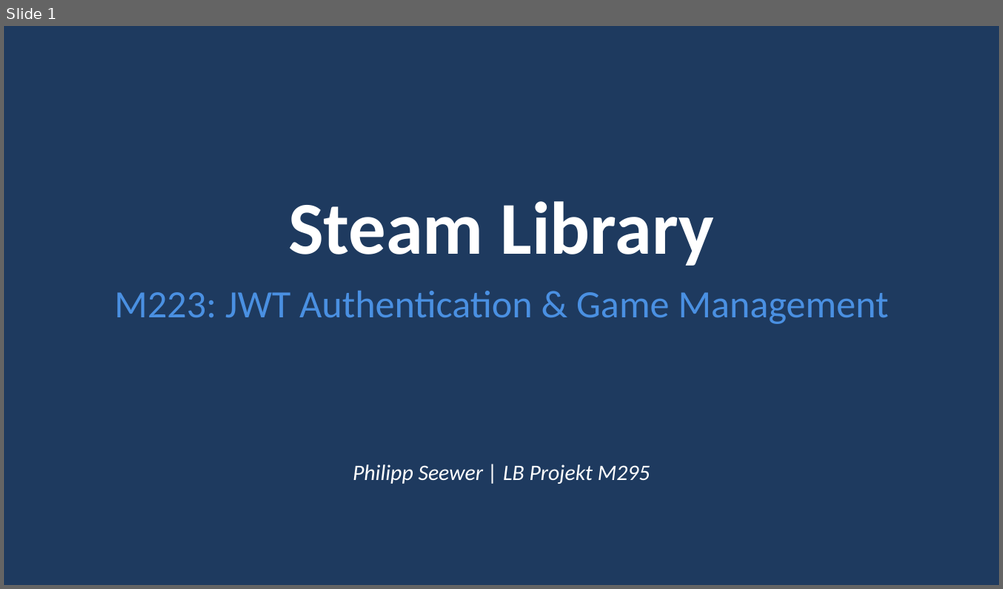
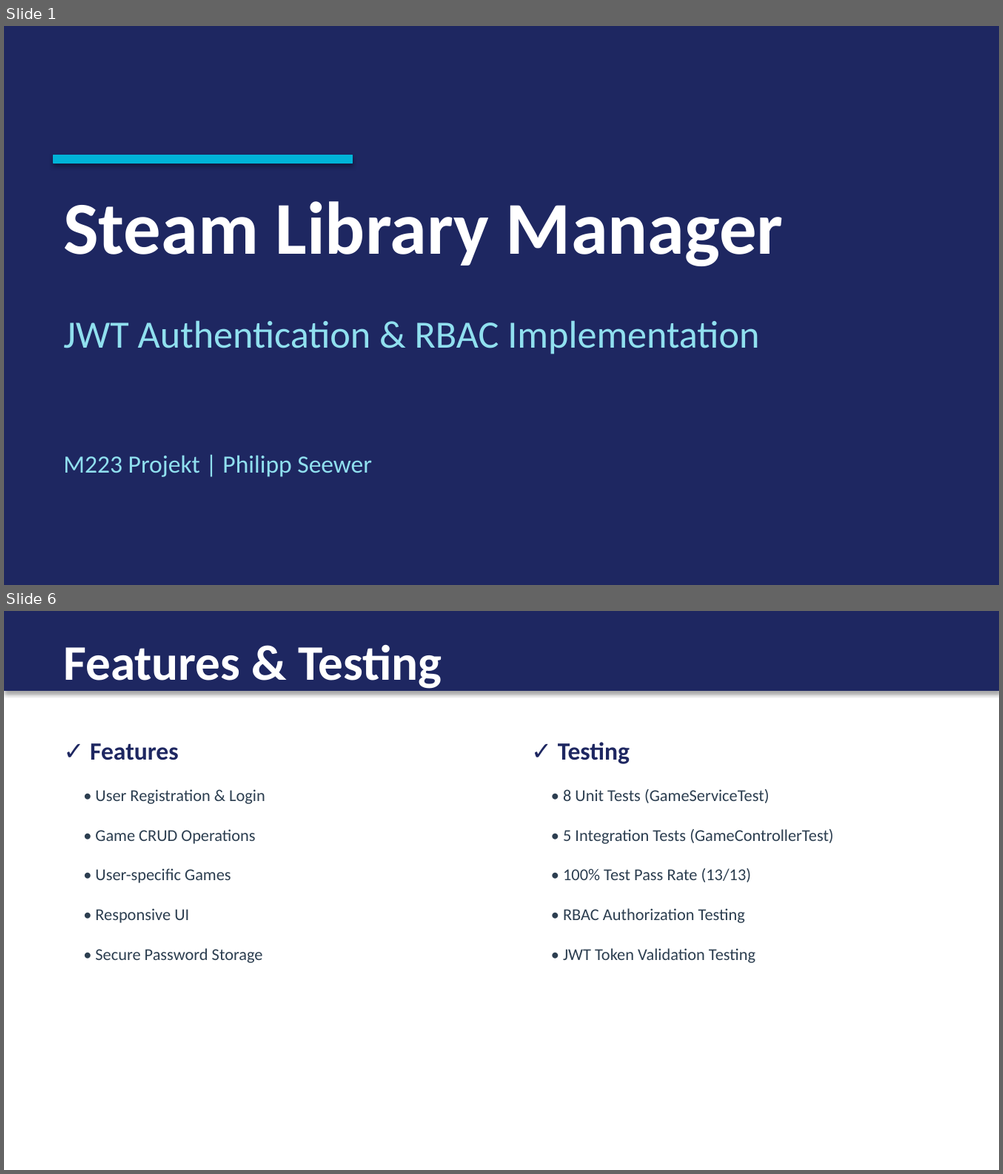
Before and after one commit to Pipo0911/LB-Projekt-M223_Philipp-Seewer, a slide deck: M223_Presentation.pptx. Shown one above the other, each under a label of ours: slide 1 before the commit, slides 1 and 6 after it; the slides between them are not shown. The pictures are 1003x589 and 1003x1174 pixels, drawn with LibreOffice and Linux fonts; fonts in the diff are those of the drawing. Boxes give left, top, right and bottom in pixels: in the first picture for what was removed or moved away, otherwise in the second. Text is boxed around its words. In the diff, an @@ line names an element or a change of style, - is before the commit and + after.

```diff
--- a/M223_Presentation.pptx
+++ b/M223_Presentation.pptx
@@ slide 6 added at [4, 611, 999, 1170], background #FFFFFF @@
@@ rectangle added at [4, 611, 999, 691], fill #1E2761, outline #1E2761 0.75 pt @@
@@ text added at [63, 644, 441, 692], 36 pt, text #FFFFFF, bold @@
+Features & Testing
@@ text added at [90, 743, 179, 760], 18 pt, text #1E2761, bold @@
+✓ Features
@@ text added at [558, 742, 629, 764], 18 pt, text #1E2761, bold @@
+✓ Testing
@@ text added at [95, 789, 265, 804], 12 pt, text #2C3E50 @@
+• User Registration & Login
@@ text added at [563, 789, 769, 803], 12 pt, text #2C3E50 @@
+• 8 Unit Tests (GameServiceTest)
@@ text added at [95, 829, 255, 844], 12 pt, text #2C3E50 @@
+• Game CRUD Operations
@@ text added at [563, 829, 833, 844], 12 pt, text #2C3E50 @@
+• 5 Integration Tests (GameControllerTest)
@@ text added at [95, 869, 231, 883], 12 pt, text #2C3E50 @@
+• User-specific Games
@@ text added at [563, 869, 751, 883], 12 pt, text #2C3E50 @@
+• 100% Test Pass Rate (13/13)
@@ text added at [95, 908, 189, 923], 12 pt, text #2C3E50 @@
+• Responsive UI
@@ text added at [563, 908, 745, 923], 12 pt, text #2C3E50 @@
+• RBAC Authorization Testing
@@ text added at [95, 948, 263, 963], 12 pt, text #2C3E50 @@
+• Secure Password Storage
@@ text added at [563, 948, 755, 963], 12 pt, text #2C3E50 @@
+• JWT Token Validation Testing
@@ slide 1 changed as well @@
@@ background #1E3A5F to #1E2761 @@
@@ rectangle added at [54, 156, 352, 163], fill #00B4D8, outline #00B4D8 0.75 pt @@
@@ text at [63, 201, 783, 266]: text changed @@
-Steam Library
+Steam Library Manager
@@ text at [63, 321, 759, 355]: text changed; text colour #4A90E2 to #90E0EF @@
-M223: JWT Authentication & Game Management
+JWT Authentication & RBAC Implementation
@@ text at [63, 455, 372, 477]: text changed; size 16 to 18 pt; text colour #FFFFFF to #90E0EF; italic off @@
-Philipp Seewer | LB Projekt M295
+M223 Projekt | Philipp Seewer
```
Also in this commit, not shown: 3 other slides changed, 4 other slides added, 4 slides removed, 1 other file.
